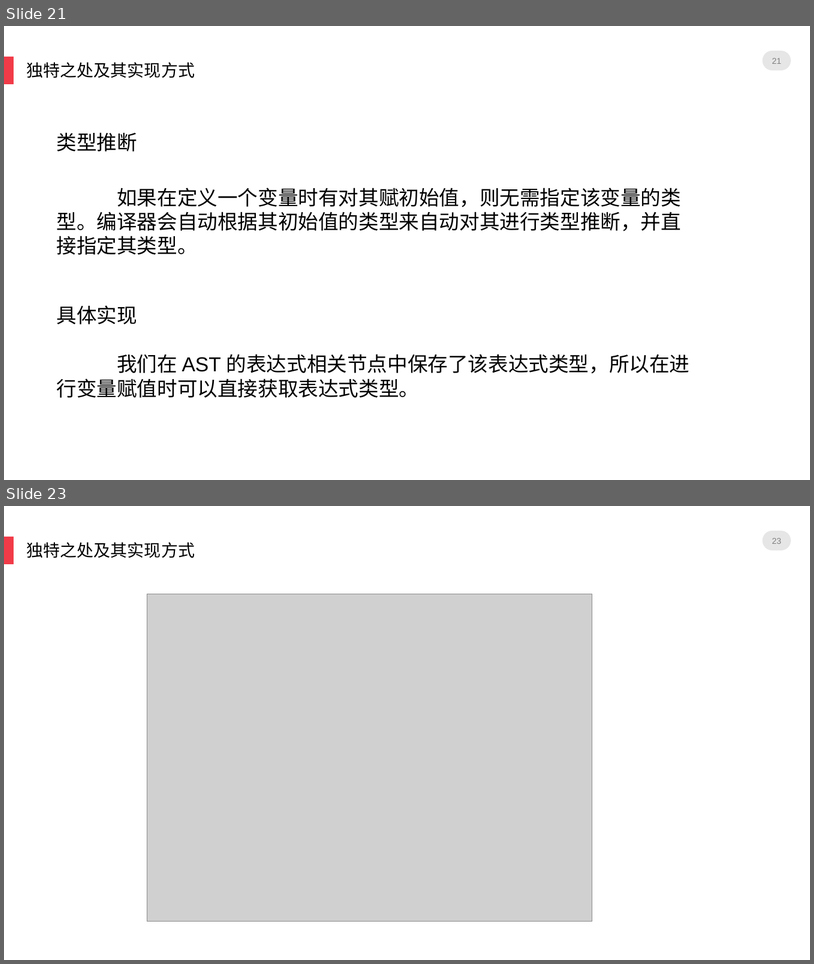
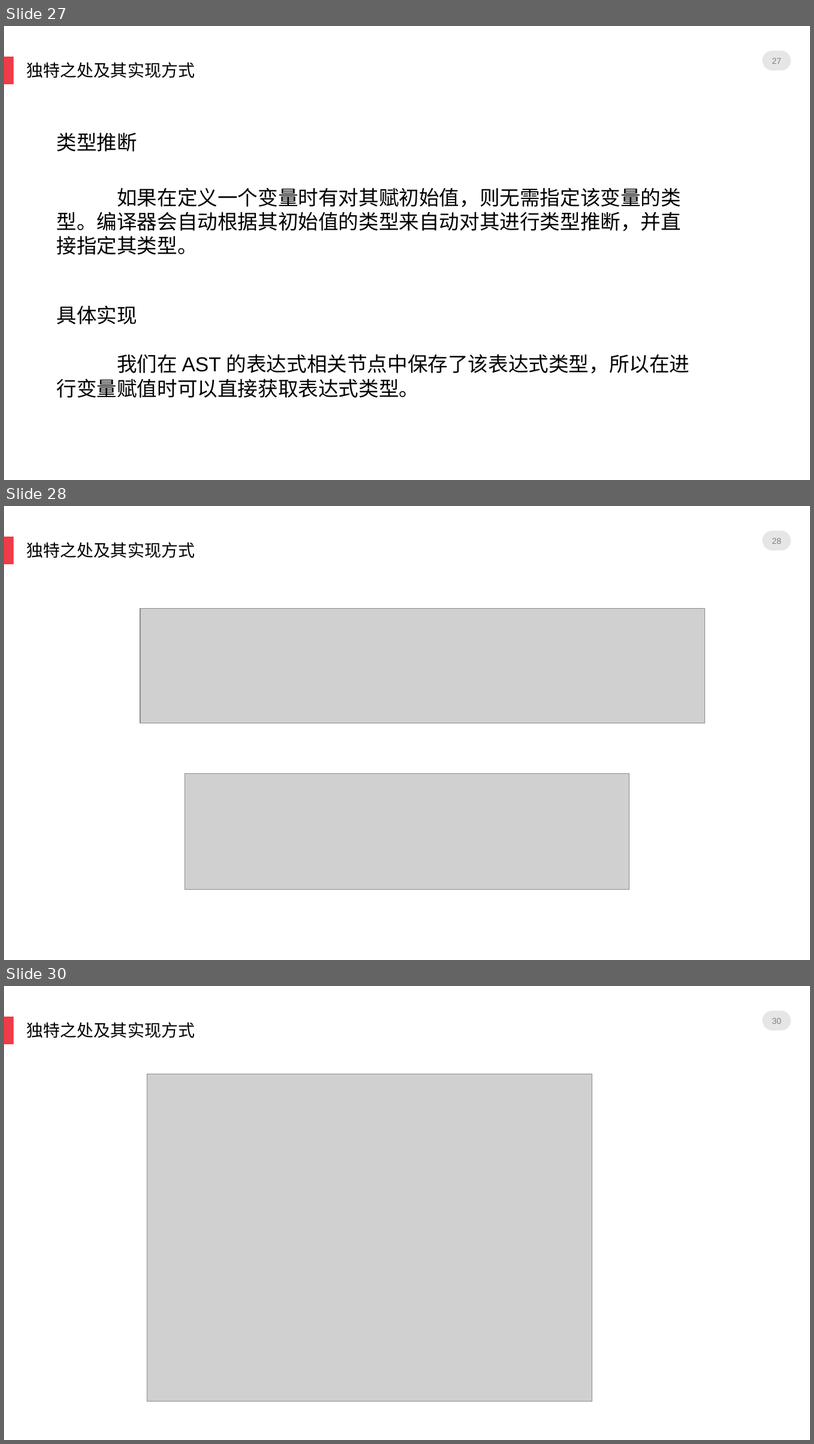
Before and after one commit to Skyminers/SkyCompiler, a slide deck: doc/SkyCompiler.pptx. Shown one above the other, each under a label of ours: slides 21 and 23 before the commit, slides 27, 28 and 30 after it; the slides between them are not shown. The pictures are 814x964 and 814x1444 pixels, drawn with LibreOffice and Linux fonts; fonts in the diff are those of the drawing; grey boxes stand for pictures; background and template pictures are left out. Boxes give left, top, right and bottom in pixels: in the first picture for what was removed or moved away, otherwise in the second. Text is boxed around its words. In the diff, an @@ line names an element or a change of style, - is before the commit and + after.

```diff
--- a/doc/SkyCompiler.pptx
+++ b/doc/SkyCompiler.pptx
@@ slide 28 added at [4, 506, 810, 960], background picture (left out); not listed: 2 template elements that a slide beside it also shows @@
@@ page number added at [773, 538, 782, 544], 10 pt, text #808080 @@
+28
@@ text added at [27, 542, 195, 558], 20 pt, text #000000 @@
+独特之处及其实现方式
@@ picture added at [140, 608, 706, 723] @@
@@ picture added at [185, 774, 630, 889] @@
@@ what was slide 21 is now slide 27 @@
@@ page number at [773, 58, 782, 64]: text changed @@
-21
+27
@@ what was slide 23 is now slide 30 @@
@@ page number at [773, 1018, 782, 1024]: text changed @@
-23
+30
```
Also in this commit, not shown: 8 slides changed, 7 other slides added.
